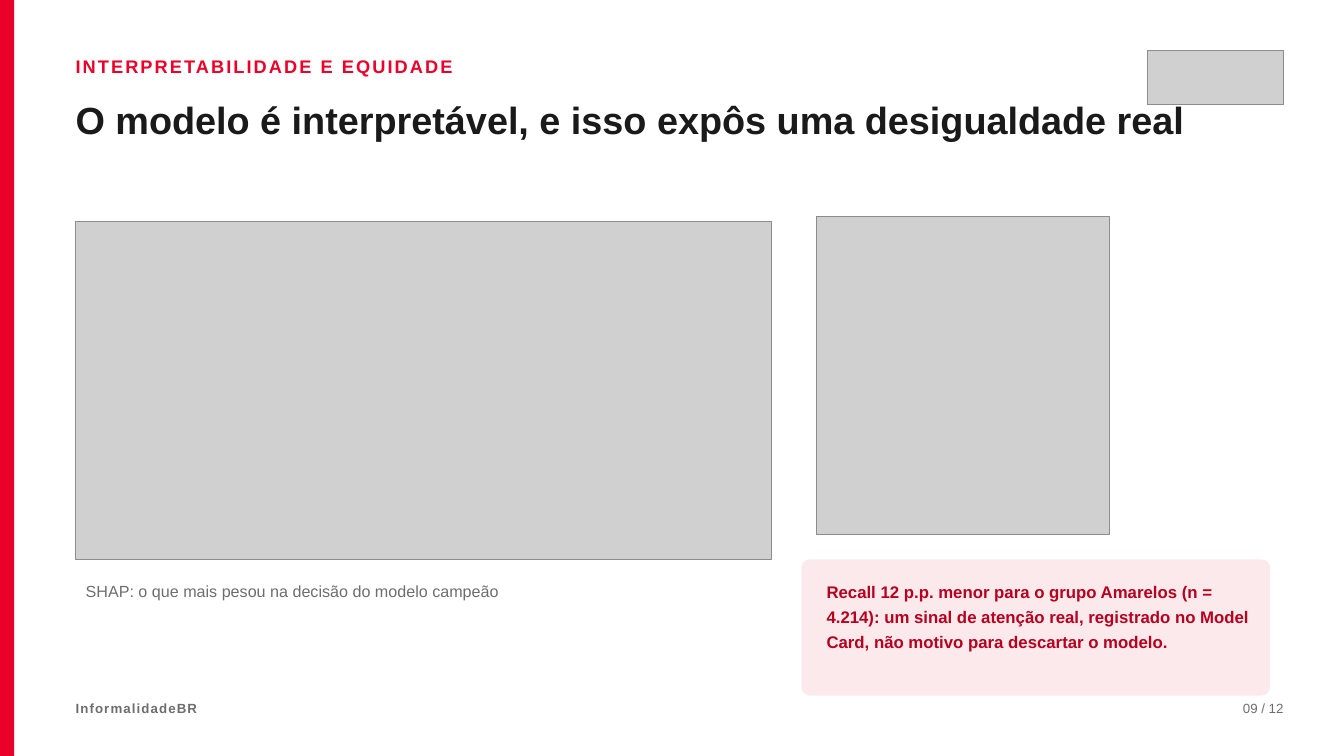
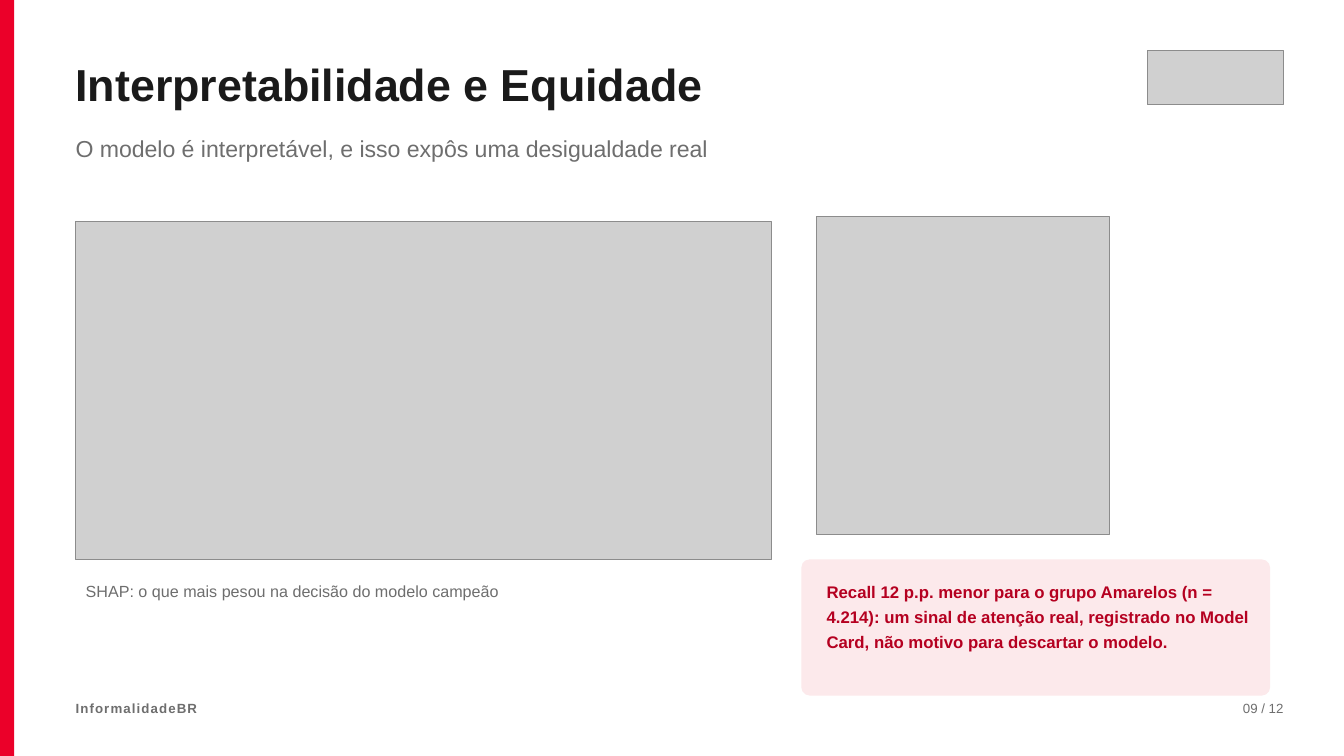
Before and after one commit to gui-ramon/pipeline-hands-on-engenharia-de-dados, a slide deck: slide 9 of apresentacao/InformalidadeBR - Apresentacao.pptx. Drawn at 1344x756 pixels with LibreOffice and Linux fonts; fonts in the diff are those of the drawing; grey boxes stand for pictures. Boxes give left, top, right and bottom in pixels: in the first picture for what was removed or moved away, otherwise in the second. Text is boxed around its words. In the diff, an @@ line names an element or a change of style, - is before the commit and + after.

```diff
--- a/apresentacao/InformalidadeBR - Apresentacao.pptx
+++ b/apresentacao/InformalidadeBR - Apresentacao.pptx
@@ text at [76, 68, 702, 110]: text changed; size 13 to 32 pt; text colour #EB0029 to #1A1A1A @@
-INTERPRETABILIDADE E EQUIDADE
+Interpretabilidade e Equidade
@@ text "O modelo é interpretável, e ...": place and size @@
-text "O modelo é interpretável, e ..." at [76, 104, 1184, 141]
+text "O modelo é interpretável, e ..." at [76, 140, 707, 162]
@@ text "O modelo é interpretável, e ..." at [76, 140, 707, 162]: size 27 to 16.5 pt, text colour #1A1A1A to #6E6E6E, bold off; line spacing 1.02 to 1.2 @@
```
Also in this commit, not shown: 10 other slides changed, 1 slide added, 7 other files.
